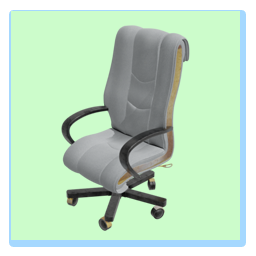
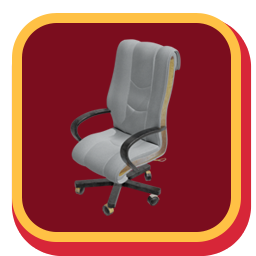
Layered file, before and after one edit (256x256). Changes by layer:
painted on "Layer 5" over [61, 25, 190, 231]
removed layer "Rectangle 1" over [11, 11, 240, 240]
added layer "Rounded Rectangle 2" above "Layer 1" over [12, 13, 241, 242]
